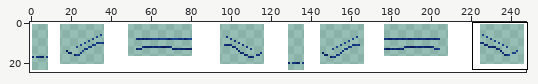
Edited in one commit: pixel-art file (src/trams/kumamoto/1080/kuma1080.aseprite). The first picture is a wide view before the edit; the outline marks the close-up.
Close-up. Before:
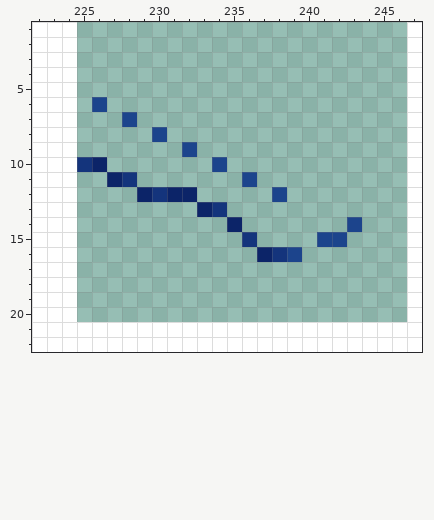
248x25 pixels, 1 frame. Colours within 5 levels of each other are drawn and written as one. Shown: x 222..247, y 1..22. The commit also changed other parts of the picture, which this record leaves out.
After the commit:
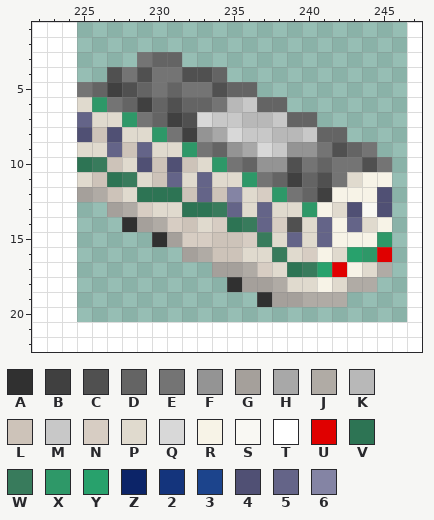
Palette (. is transparent): A #303030  B #404040  C #505050  D #646464  E #747474  F #949494  G #a5a09b  H #a8a8a8  J #b0aba5  K #b8b8b8  L #cdc3b9  M #c8c8c8  N #d7cdc3  P #e0dace  Q #d8d8d8  R #f7f3e7  S #f9f8f3  T #ffffff  U #e00000  V #2d7454  W #387b5c  X #2e9868  Y #28a16c  Z #0c2468  2 #14347c  3 #1c448c  4 #505074  5 #646488  6 #8484a4
Change:
{"change": "layer \"kuma1080\" now shown"}
{"change": "layer \"Grey Box\" now shown"}
{"change": "layer \"1cc\" now hidden"}
{"y":3,"x":229,"old":"...","new":"EDD"}
{"y":4,"x":227,"old":"........","new":"CECEECCD"}
{"y":5,"x":225,"old":"............","new":"EDBCDEDEECDD"}
{"y":6,"x":225,"old":".3............","new":"PXEDBDCDDEKMDD"}
{"y":7,"x":225,"old":"...3............","new":"5PPXEDBCQMMKKMDD"}
{"y":8,"x":225,"old":".....3............","new":"4L4PPXEBFHQMMKKMDD"}
{"y":9,"x":225,"old":".......3............","new":"PP5L5PPXEDFHQMFFECDE"}
{"y":10,"x":225,"old":"2Z.......3...........","new":"VWLP4L4LPXEDFFCEDEECE"}
{"y":11,"x":225,"old":"..Z2.......3.........","new":"PLVWPL5P5PPXEDBDCEPRR"}
{"y":12,"x":225,"old":"....Z2ZZ.....3.......","new":"GJLPVVVL5L6PNXEDBRRR4"}
{"y":13,"x":227,"old":"......Z2...........","new":"GJNPPVVW5P5PPXRP4S4"}
{"y":14,"x":228,"old":".......Z.......3..","new":"AGJNLPNVW5NCP5R5PR"}
{"y":15,"x":230,"old":"......2....33...","new":"AGNNLLNWP5P5RRRX"}
{"y":16,"x":232,"old":".....Z23......","new":"GJLLPPWPNRPYXU"}
{"y":17,"x":234,"old":"............","new":"GGJNPVWYURPJ"}
{"y":18,"x":235,"old":"..........","new":"AGGJPPRPJJ"}
{"y":19,"x":237,"old":"......","new":"AGGJJJ"}
{"label":"changed","picture_box":[77,52,392,307]}
